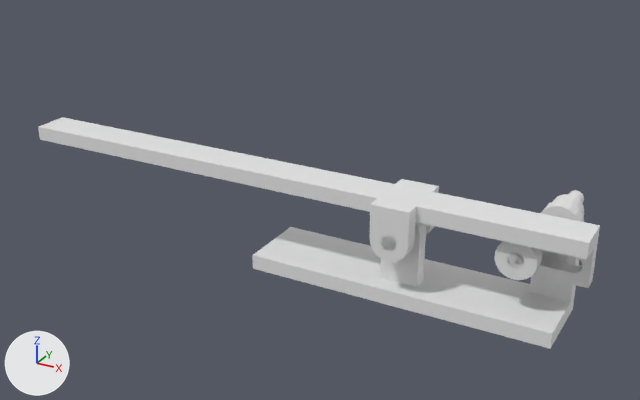
The Blender file 小海狸/斑斓/玩具系列/2.blend: old version first, new version second.
Both versions are drawn from a 50 mm lens placed at (0.192, -0.462, 0.279), pointed at (-0.068, 0.009, 0.044). Lighting does not change. The marker at lower left points along +X, +Y and +Z. The older version comes first.
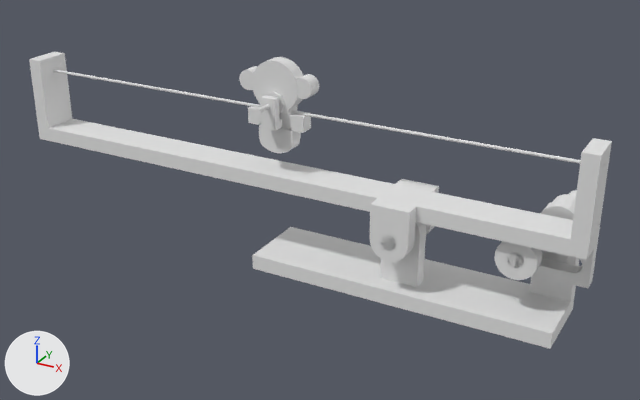
Not visible in the pictures: '立方体.001'.

Boxes [x1, y1, x2, y2] around the edits, measured in the pictures (640 x 400 px):
'Cylinder.003', reshaped, turned
    before: [38, 117, 600, 288]
    after: [29, 52, 612, 288]
'柱体.005', added
    after: [252, 57, 304, 112]
'柱体', added
    after: [53, 69, 605, 165]
'平面', added
    after: [259, 106, 301, 153]
'柱体.006', added
    after: [239, 66, 319, 99]
'立方体.003', added
    after: [248, 104, 311, 133]
'立方体', added
    after: [261, 95, 279, 123]
'立方体.002', added
    after: [261, 119, 282, 131]
'柱体.002', added
    after: [265, 91, 285, 114]
'柱体.004', added
    after: [256, 104, 270, 114]
part 1 of me_cylinder_004, added
    after: [571, 138, 612, 243]
part 2 of me_cylinder_004, added
    after: [29, 52, 72, 128]

Diff of the bpy script that builds the scene:
```diff
--- a/小海狸/斑斓/玩具系列/2.blend.py
+++ b/小海狸/斑斓/玩具系列/2.blend.py
@@ me_cylinder_004 @@
 # used by ob_cylinder_003; location = (0.0, 0.0, 0.045); rotation_euler = (1.571, -0.00182, 0.0), in degrees (90, -0.1, 0)
-me_cylinder_004.from_pydata(...)  # 208 vertices, 130 faces; spans x -0.287..0.112, y -0.013..0.022, z -0.015..0.03
+me_cylinder_004.from_pydata(...)  # 224 vertices, 142 faces; spans x -0.287..0.112, y -0.013..0.072, z -0.015..0.03
+# me_cylinder_004 part 1: a new loose piece, a box spanning x 0.102..0.112, y 0.022..0.072, z -0.005..0.02
+# me_cylinder_004 part 2: a new loose piece, a box spanning x -0.2875..-0.2775, y 0.0225..0.0725, z -0.005..0.02
@@ ob_cylinder_003 @@
 ob_cylinder_003.location = (0.0, 0.0, 0.045)
-ob_cylinder_003.rotation_euler = (1.571, -0.00182, 0.0)  # degrees (90, -0.1, 0)
+ob_cylinder_003.rotation_euler = (1.571, 0.0, 0.0)  # degrees (90, 0, 0)
@@ ob_立方体_003 @@
+ob_立方体_003 = bpy.data.objects.new('立方体.003', me_立方体_009)  # a box spanning x -0.005..0.005, y -0.005..0.005, z -0.005..0.005
+ob_立方体_003.location = (-0.0875, -0.008, 0.1021)
+ob_立方体_003.scale = (4.0, 1.0, 1.0)
@@ ob_平面 @@
+ob_平面 = bpy.data.objects.new('平面', me_平面_001)  # 53 vertices, 27 faces; spans x -0.0083..0.0, y -0.012..0.0077, z 0.0..0.005; modifiers MIRROR
+ob_平面.location = (-0.0875, -0.003, 0.0984)
+ob_平面.rotation_euler = (1.571, 0.0, 0.0)  # degrees (90, 0, 0)
+ob_平面.scale = (1.5, 1.5, 2.0)
@@ ob_柱体_006 @@
+ob_柱体_006 = bpy.data.objects.new('柱体.006', me_柱体_009)  # a 32-sided cylinder along z spanning x -0.004..0.004, y -0.004..0.004, z -0.0025..0.0025; modifiers MIRROR
+ob_柱体_006.location = (-0.0681, -0.0077, 0.1252)
+ob_柱体_006.rotation_euler = (1.571, 0.0, 0.0)  # degrees (90, 0, 0)
+ob_柱体_006.scale = (1.63, 1.63, 2.0)
@@ ob_柱体_005 @@
+ob_柱体_005 = bpy.data.objects.new('柱体.005', me_柱体_008)  # a 32-sided cylinder along z spanning x -0.01..0.01, y -0.01..0.01, z -0.002..0.0025
+ob_柱体_005.location = (-0.0875, -0.0075, 0.1236)
+ob_柱体_005.rotation_euler = (1.571, 0.0, 0.0)  # degrees (90, 0, 0)
+ob_柱体_005.scale = (1.65, 1.65, 2.2)
@@ ob_立方体_002 @@
+ob_立方体_002 = bpy.data.objects.new('立方体.002', me_立方体_003)  # a box spanning x -0.005..0.005, y -0.0045..0.0045, z -0.005..0.005
+ob_立方体_002.location = (-0.0875, -0.0075, 0.101)
+ob_立方体_002.scale = (1.0, 3.0, 0.5)
@@ ob_立方体_001 @@
+ob_立方体_001 = bpy.data.objects.new('立方体.001', me_立方体_001)  # a box spanning x -0.005..0.005, y -0.005..0.005, z -0.01..0.005
+ob_立方体_001.location = (-0.0875, 0.0035, 0.1135)
+ob_立方体_001.scale = (1.0, 0.5, 1.0)
@@ ob_立方体 @@
+ob_立方体 = bpy.data.objects.new('立方体', me_立方体_001.copy())
+ob_立方体.location = (-0.0875, -0.0185, 0.1135)
+ob_立方体.scale = (1.0, 0.5, 1.0)
@@ ob_柱体_002 @@
+ob_柱体_002 = bpy.data.objects.new('柱体.002', me_柱体_006)  # an 8-sided cylinder along z spanning x -0.0075..0.0075, y -0.0075..0.0075, z -0.0025..0.0025
+ob_柱体_002.location = (-0.0875, -0.0125, 0.1135)
+ob_柱体_002.rotation_euler = (1.571, 0.0, 0.0)  # degrees (90, 0, 0)
@@ ob_柱体_004 @@
+ob_柱体_004 = bpy.data.objects.new('柱体.004', me_柱体_004)  # an 8-sided cylinder along z spanning x -0.0015..0.0015, y -0.0015..0.0015, z -0.025..0.025
+ob_柱体_004.location = (-0.0875, -0.0075, 0.1135)
+ob_柱体_004.rotation_euler = (1.571, 0.0, 0.0)  # degrees (90, 0, 0)
@@ ob_柱体 @@
+ob_柱体 = bpy.data.objects.new('柱体', me_柱体)  # an 8-sided cylinder along z spanning x -0.001..0.001, y -0.001..0.001, z -0.2..0.2
+ob_柱体.location = (-0.0875, -0.0075, 0.1075)
+ob_柱体.rotation_euler = (0.0, 1.571, 0.0)  # degrees (0, 90, 0)
```
